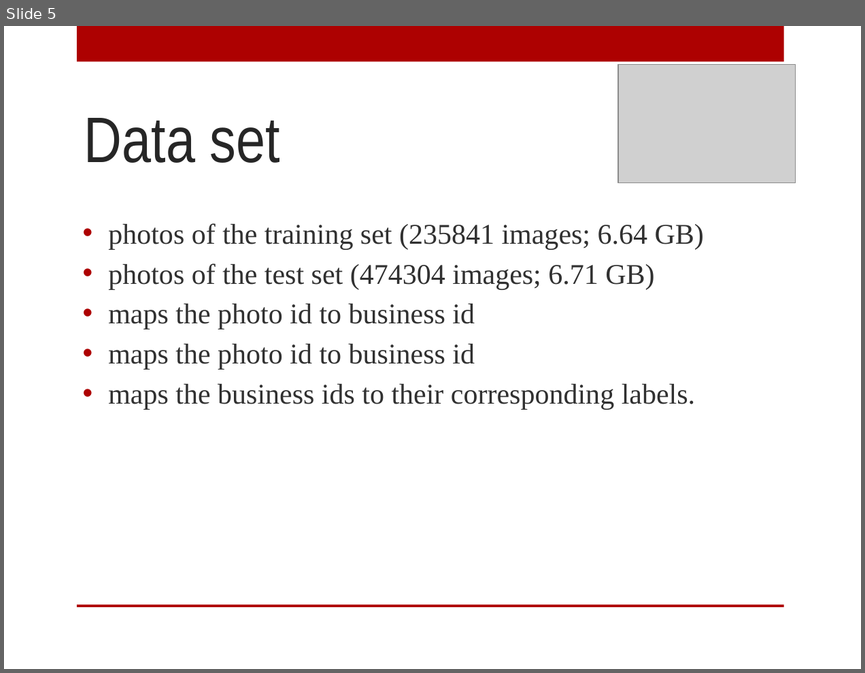
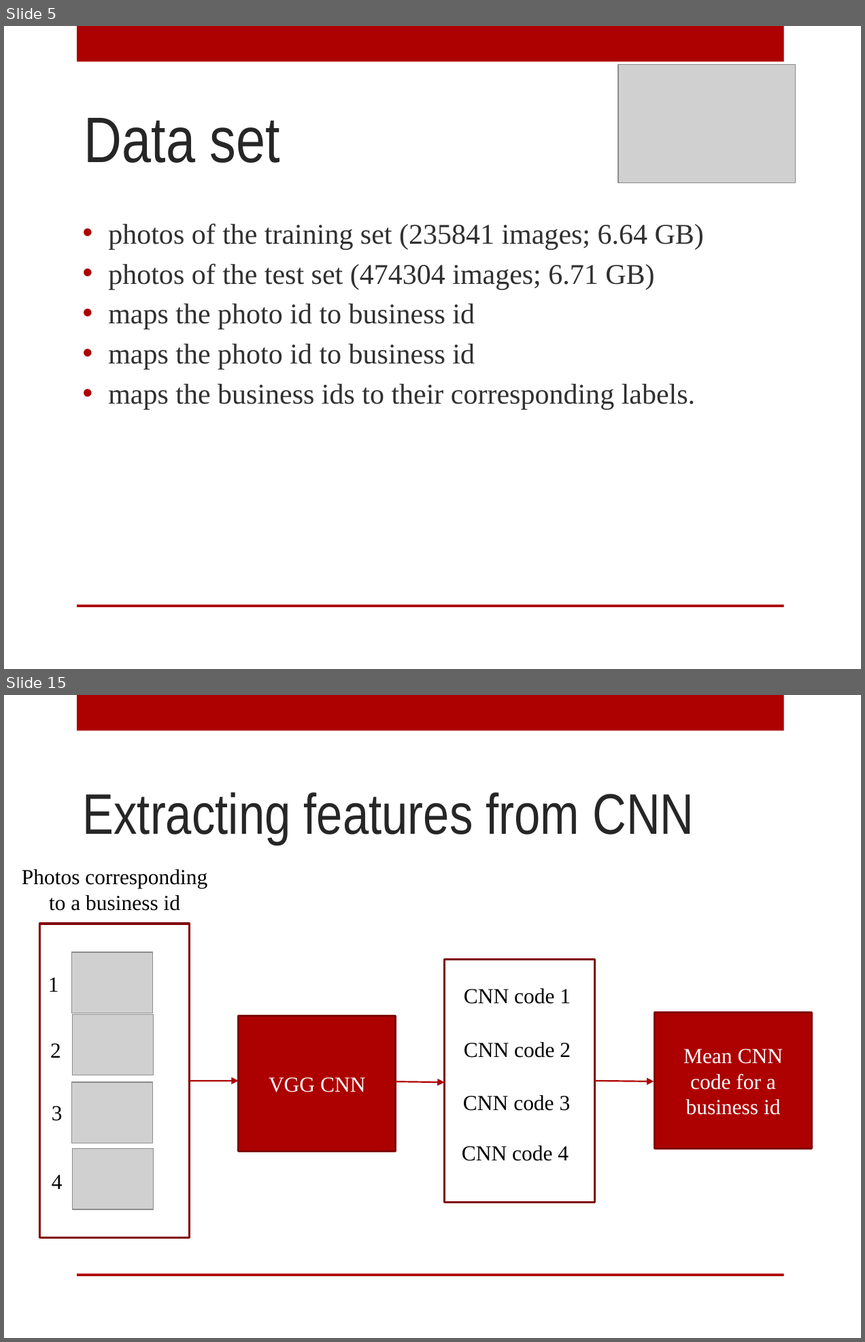
Before and after one commit to AnyaRum/Data_science_intensive_capstone_project, a slide deck: Yelp_capstone_project.pptx. Shown one above the other, each under a label of ours: slide 5 before the commit, slides 5 and 15 after it; the slides between them are not shown. The pictures are 865x673 and 865x1342 pixels, drawn with LibreOffice and Linux fonts; fonts in the diff are those of the drawing; grey boxes stand for pictures; background and template pictures are left out. Boxes give left, top, right and bottom in pixels: in the first picture for what was removed or moved away, otherwise in the second. Text is boxed around its words. In the diff, an @@ line names an element or a change of style, - is before the commit and + after.

```diff
--- a/Yelp_capstone_project.pptx
+++ b/Yelp_capstone_project.pptx
@@ slide 15 added at <box>4,695,861,1338</box>, background picture (left out); not listed: 2 template elements that a slide beside it also shows @@
@@ title added at <box>83,792,694,844</box>, 48 pt, text #262626 @@
+Extracting features from CNN
@@ text added at <box>22,869,207,911</box>, 18 pt, text #000000 @@
+Photos corresponding to a business id
@@ rectangle added at <box>40,923,190,1238</box>, outline #800101 1.75 pt @@
@@ picture added at <box>72,952,152,1013</box> @@
@@ rectangle added at <box>445,959,594,1202</box>, outline #800101 1.75 pt @@
@@ text added at <box>48,977,59,991</box>, 18 pt, text #000000 @@
+1
@@ text added at <box>464,988,570,1004</box>, 18 pt, text #000000 @@
+CNN code 1
@@ picture added at <box>73,1014,153,1074</box> @@
@@ rectangle added at <box>239,1015,396,1151</box>, fill #AD0101, outline #800101 1.75 pt, 18 pt, text #FFFFFF @@
+VGG CNN
@@ rectangle added at <box>654,1013,811,1149</box>, fill #AD0101, outline #800101 1.75 pt, 18 pt, text #FFFFFF @@
+Mean CNN code for a business id
@@ text added at <box>50,1043,61,1057</box>, 18 pt, text #000000 @@
+2
@@ text added at <box>464,1042,570,1057</box>, 18 pt, text #000000 @@
+CNN code 2
@@ arrow added from (190, 1081) to (239, 1081), #AD0101 1.25 pt @@
@@ arrow added from (382, 1081) to (445, 1083), #AD0101 1.25 pt @@
@@ arrow added from (594, 1081) to (653, 1081), #AD0101 1.25 pt @@
@@ picture added at <box>72,1083,152,1143</box> @@
@@ text added at <box>463,1095,570,1110</box>, 18 pt, text #000000 @@
+CNN code 3
@@ text added at <box>52,1106,62,1121</box>, 18 pt, text #000000 @@
+3
@@ picture added at <box>73,1149,153,1209</box> @@
@@ text added at <box>462,1145,568,1161</box>, 18 pt, text #000000 @@
+CNN code 4
@@ text added at <box>52,1174,62,1189</box>, 18 pt, text #000000 @@
+4
```
Also in this commit, not shown: 3 slides changed, 18 other slides added, 3 slides removed, 2 other files.
